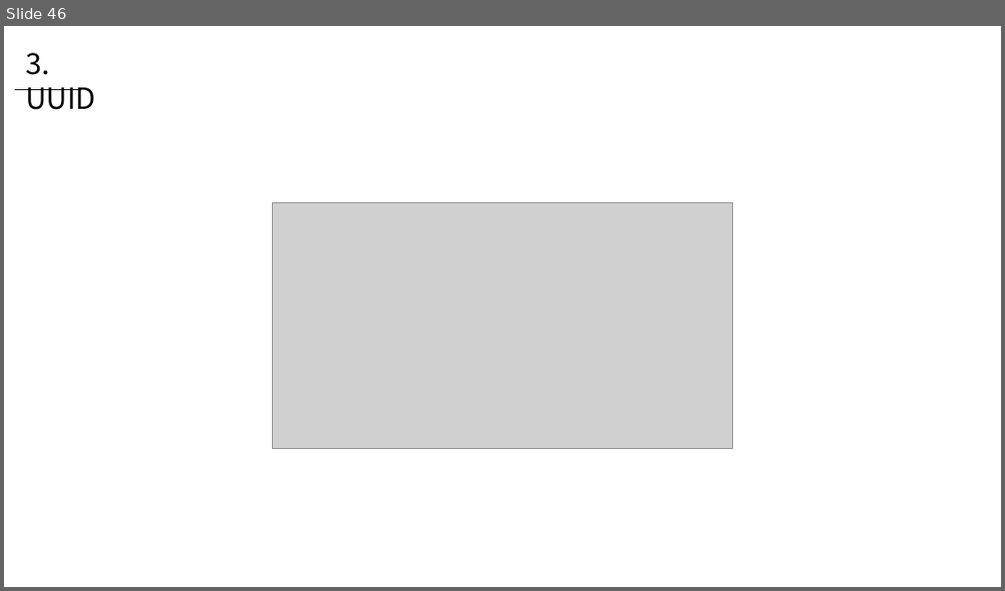
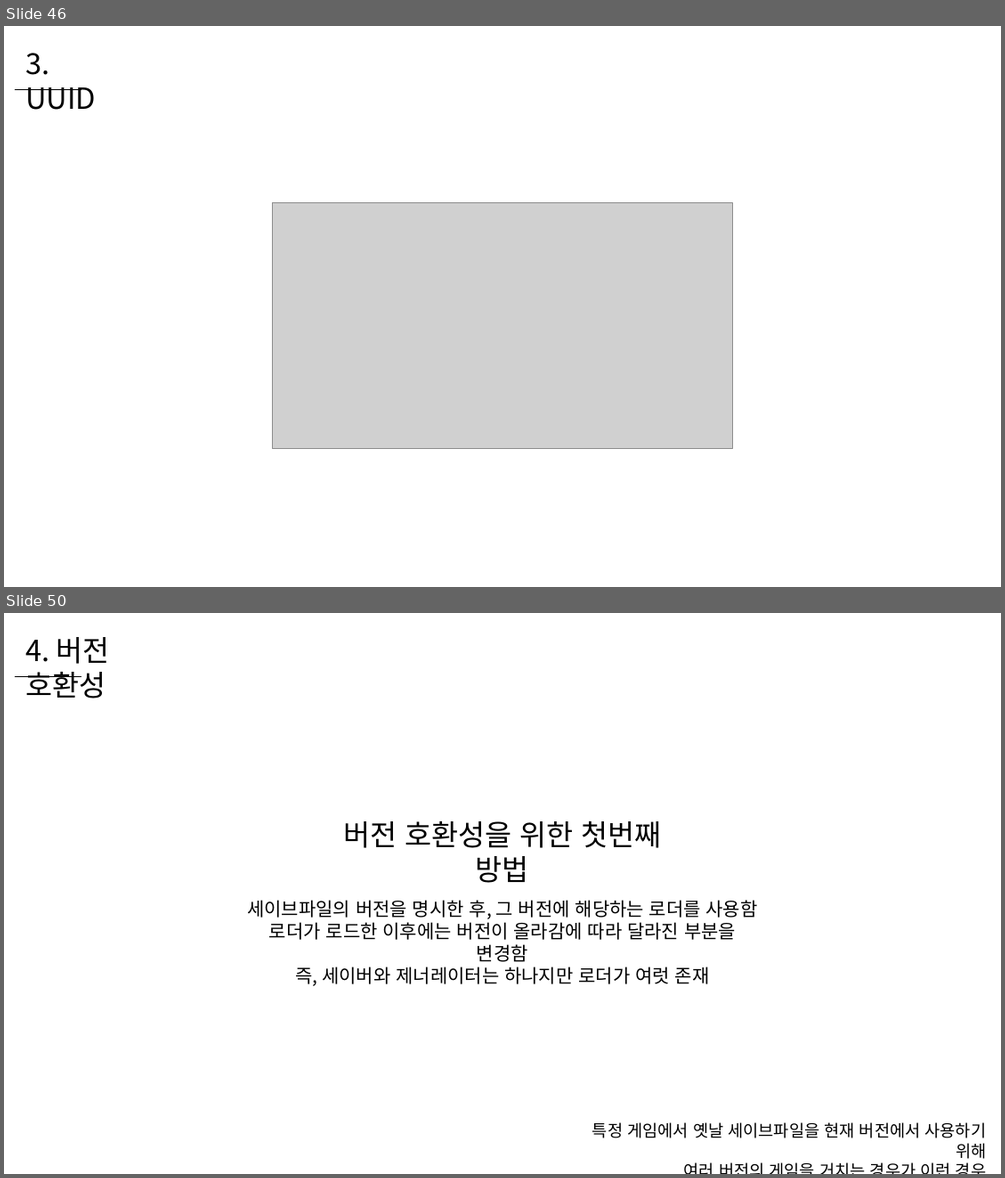
Before and after one commit to WooLyung/2022-Unity-Lecture, a slide deck: 5 - 데이터 관리 심화.pptx. Shown one above the other, each under a label of ours: slide 46 before the commit, slides 46 and 50 after it; the slides between them are not shown. The pictures are 1005x591 and 1005x1178 pixels, drawn with LibreOffice and Linux fonts; fonts in the diff are those of the drawing; grey boxes stand for pictures. Boxes give left, top, right and bottom in pixels: in the first picture for what was removed or moved away, otherwise in the second. Text is boxed around its words. In the diff, an @@ line names an element or a change of style, - is before the commit and + after.

```diff
--- a/5 - 데이터 관리 심화.pptx
+++ b/5 - 데이터 관리 심화.pptx
@@ slide 50 added at [4, 613, 1001, 1174], background #FFFFFF @@
@@ text added at [25, 637, 110, 698], 28 pt, text #000000 @@
+4. 버전 호환성
@@ line added from (15, 676) to (81, 676), #000000 0.5 pt @@
@@ text added at [343, 821, 662, 883], 28 pt, text #000000 @@
+버전 호환성을 위한 첫번째 방법
@@ text added at [247, 900, 758, 986], 18 pt, text #000000 @@
+세이브파일의 버전을 명시한 후, 그 버전에 해당하는 로더를 사용함
+로더가 로드한 이후에는 버전이 올라감에 따라 달라진 부분을 변경함
+즉, 세이버와 제너레이터는 하나지만 로더가 여럿 존재
@@ text added at [592, 1122, 987, 1159], 16 pt, text #000000 @@
+특정 게임에서 옛날 세이브파일을 현재 버전에서 사용하기 위해
+여러 버전의 게임을 거치는 경우가 이런 경우
```
Also in this commit, not shown: 2 slides changed, 16 other slides added.
